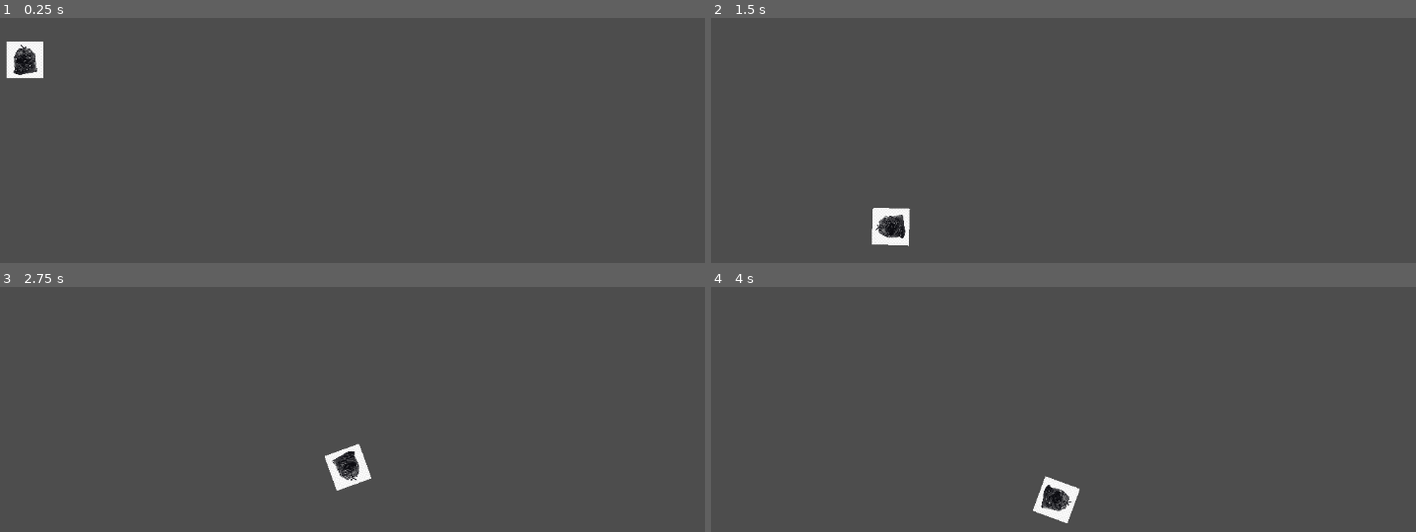
Above: before the commit, frames 1-4 (two rows, left to right).
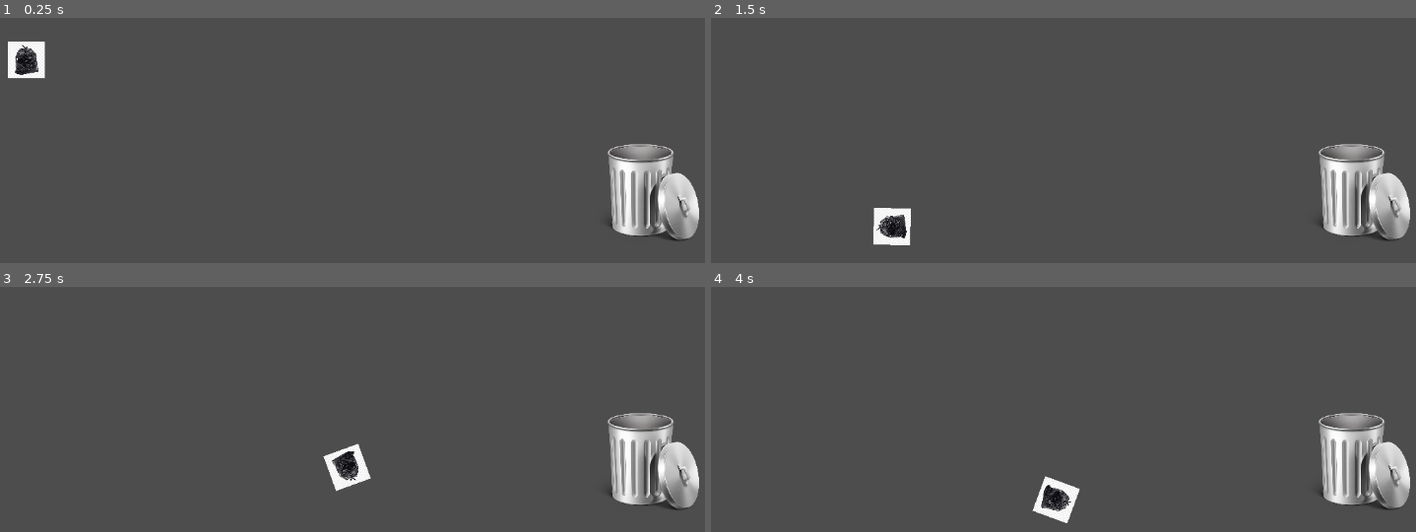
Above: after the commit, the same moments.

Repository: Femurbreak/Prototype_Garbage
Game: Godot game, scene res://Main.tscn
Same seed, same stepped clock (60 frames per second), same inputs: the game is played once before the commit and once after it.
Inputs (mouse positions are in pixels of both pictures, inside the frame that each line leads up to):
- Up to frame 1 (0.25 s): no input
- Up to frame 2 (1.5 s): move the mouse to (1218, 20) at 0.52 s; click (1218, 20) at 0.67 s; move the mouse to (887, 64) at 1.27 s; click (887, 64) at 1.42 s
- Up to frame 3 (2.75 s): move the mouse to (outside the picture) at 2.02 s; click (outside the picture) at 2.17 s
- Up to frame 4 (4 s): move the mouse to (1007, 399) at 2.77 s; click (1007, 399) at 2.92 s; move the mouse to (1282, 377) at 3.52 s; click (1282, 377) at 3.67 s

The runs differ from the first frame. In frame 1, 3.9% of the frame differs, in the area x 0-100%, y 9-92%; in frame 2, 3.9%; in frame 3, 3.9%; in frame 4, 3.8%.

Commit message:
Bag Detection + Points added
Added code that detects when the garbage bag enters the can, and added a points system that increments every time the bag goes into the can. Need to implement a label to show the points, and code to delete the bag and spawn a new one once it is dunked

Diff:
--- a/Main.tscn
+++ b/Main.tscn
@@ -1,25 +1,13 @@
-[gd_scene load_steps=5 format=3 uid="uid://dpjkp2tv1wb5e"]
+[gd_scene load_steps=4 format=3 uid="uid://dpjkp2tv1wb5e"]
 
-[ext_resource type="Script" path="res://PhysicsBag.gd" id="1_i776h"]
-[ext_resource type="Texture2D" uid="uid://w7l35xqiqghd" path="res://Sprites/png-transparent-a-bag-of-garbage-black-bag-bags-thumbnail.png" id="1_un108"]
+[ext_resource type="PackedScene" uid="uid://c6x1kxp7gsa0r" path="res://Scenes/garbage_bag.tscn" id="1_82t7c"]
 [ext_resource type="PackedScene" uid="uid://caqpi72umuacn" path="res://Floor.tscn" id="3_hgmhg"]
-
-[sub_resource type="CircleShape2D" id="CircleShape2D_qmoe3"]
-radius = 27.2029
+[ext_resource type="PackedScene" uid="uid://ble5oel4vhttm" path="res://Scenes/garbage_can.tscn" id="4_1gwma"]
 
 [node name="Node2D" type="Node2D"]
 
-[node name="RigidBody2D" type="RigidBody2D" parent="."]
-position = Vector2(-450, 0)
-linear_damp = 1.0
-script = ExtResource("1_i776h")
-
-[node name="Png-transparent-a-bag-of-garbage-black-bag-bags-thumbnail" type="Sprite2D" parent="RigidBody2D"]
-scale = Vector2(0.15, 0.15)
-texture = ExtResource("1_un108")
-
-[node name="CollisionShape2D" type="CollisionShape2D" parent="RigidBody2D"]
-shape = SubResource("CircleShape2D_qmoe3")
+[node name="Garbage_Bag" parent="." instance=ExtResource("1_82t7c")]
+position = Vector2(-448, 0)
 
 [node name="Camera2D" type="Camera2D" parent="."]
 scale = Vector2(0.2, 0.2)
@@ -37,3 +25,6 @@
 [node name="StaticBody2D4" parent="." instance=ExtResource("3_hgmhg")]
 position = Vector2(566, 29)
 rotation = 1.5708
+
+[node name="Garbage_Can" parent="." instance=ExtResource("4_1gwma")]
+position = Vector2(461, 217)
--- /dev/null
+++ b/Scenes/GarbageBagIn.gd
@@ -0,0 +1,9 @@
+extends Area2D
+
+var points = 0
+
+
+
+func _on_body_entered(body):
+	points += 1
+	print(points)
--- /dev/null
+++ b/Scenes/garbage_bag.tscn
@@ -0,0 +1,19 @@
+[gd_scene load_steps=4 format=3 uid="uid://c6x1kxp7gsa0r"]
+
+[ext_resource type="Script" path="res://PhysicsBag.gd" id="1_cubiw"]
+[ext_resource type="Texture2D" uid="uid://w7l35xqiqghd" path="res://Sprites/png-transparent-a-bag-of-garbage-black-bag-bags-thumbnail.png" id="2_r2ntm"]
+
+[sub_resource type="CircleShape2D" id="CircleShape2D_qmoe3"]
+radius = 27.2029
+
+[node name="Garbage_Bag" type="RigidBody2D"]
+position = Vector2(-450, 0)
+linear_damp = 1.0
+script = ExtResource("1_cubiw")
+
+[node name="Png-transparent-a-bag-of-garbage-black-bag-bags-thumbnail" type="Sprite2D" parent="."]
+scale = Vector2(0.15, 0.15)
+texture = ExtResource("2_r2ntm")
+
+[node name="CollisionShape2D" type="CollisionShape2D" parent="."]
+shape = SubResource("CircleShape2D_qmoe3")
--- a/Scenes/garbage_can.tscn
+++ b/Scenes/garbage_can.tscn
@@ -1,18 +1,30 @@
-[gd_scene load_steps=3 format=3 uid="uid://ble5oel4vhttm"]
+[gd_scene load_steps=4 format=3 uid="uid://ble5oel4vhttm"]
 
 [ext_resource type="Texture2D" uid="uid://bqxa00ok47eth" path="res://Sprites/Trash Can.png" id="1_1n4ln"]
+[ext_resource type="Script" path="res://Scenes/GarbageBagIn.gd" id="2_sf5dd"]
 
 [sub_resource type="RectangleShape2D" id="RectangleShape2D_6fkdr"]
-size = Vector2(227, 241)
+size = Vector2(227, 117.167)
 
-[node name="Garbage_Can" type="Area2D"]
+[node name="Garbage_Can" type="RigidBody2D"]
+gravity_scale = 0.0
+freeze = true
 
 [node name="Sprite2D" type="Sprite2D" parent="."]
+scale = Vector2(0.3, 0.3)
 texture = ExtResource("1_1n4ln")
 
 [node name="CollisionPolygon2D" type="CollisionPolygon2D" parent="."]
+scale = Vector2(0.3, 0.3)
 polygon = PackedVector2Array(-179, -188, -191, -188, -170, 184, -134, 209, -83, 222, -26, 226, 43, 218, 93, 197, 128, 234, 155, 243, 197, 236, 214, 231, 238, 202, 254, 139, 252, 77, 234, 7, 209, -40, 179, -73, 148, -84, 119, -78, 130, -191, 116, -190, 86, 175, -155, 175)
 
-[node name="CollisionShape2D" type="CollisionShape2D" parent="."]
-position = Vector2(-33.5, 48.5)
+[node name="Area2D" type="Area2D" parent="."]
+script = ExtResource("2_sf5dd")
+
+[node name="CollisionShape2D" type="CollisionShape2D" parent="Area2D"]
+position = Vector2(-11, 30.575)
+scale = Vector2(0.3, 0.3)
 shape = SubResource("RectangleShape2D_6fkdr")
+
+[connection signal="body_entered" from="." to="Area2D/CollisionShape2D" method="_on_garbage_can_body_entered"]
+[connection signal="body_entered" from="Area2D" to="Area2D" method="_on_body_entered"]
